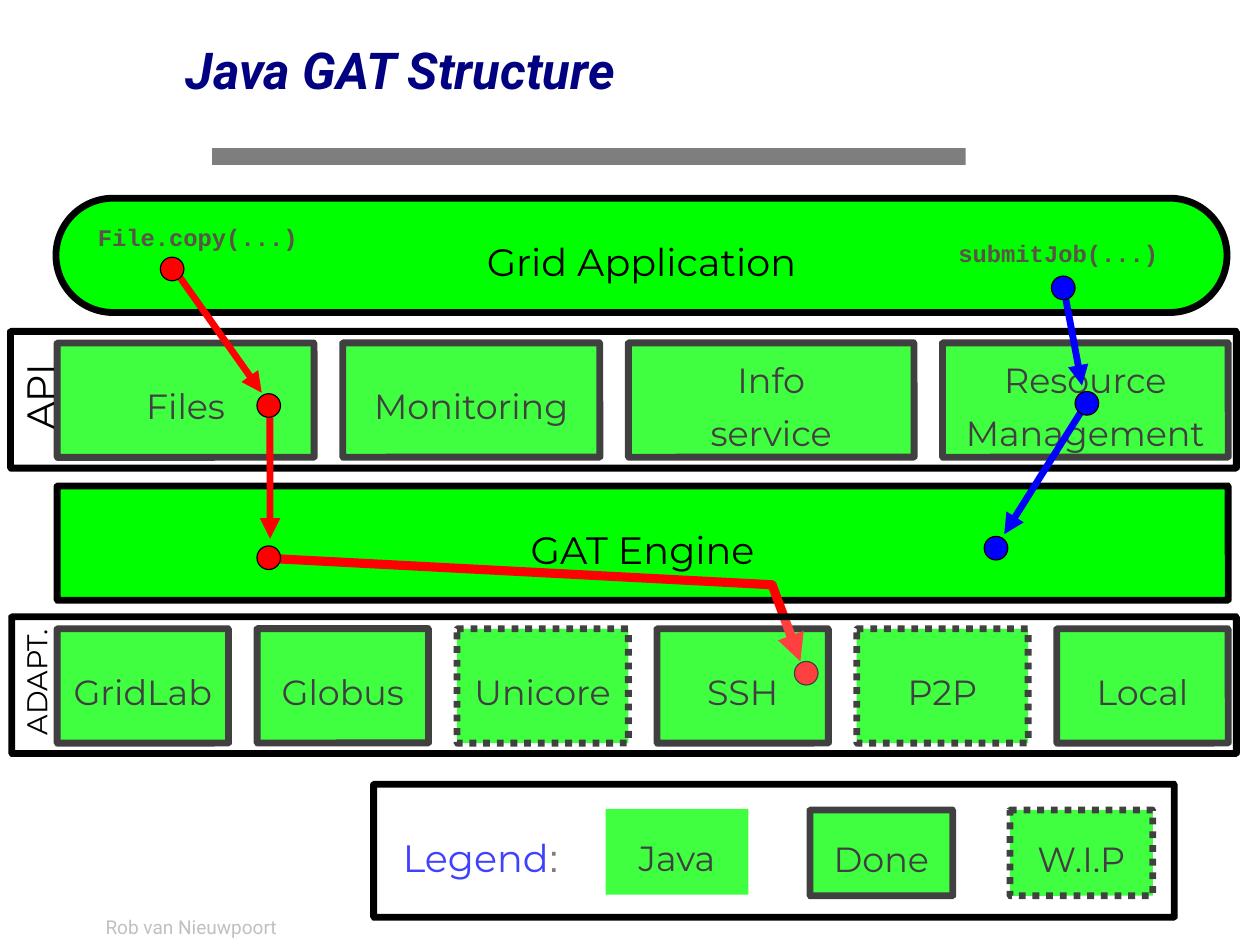
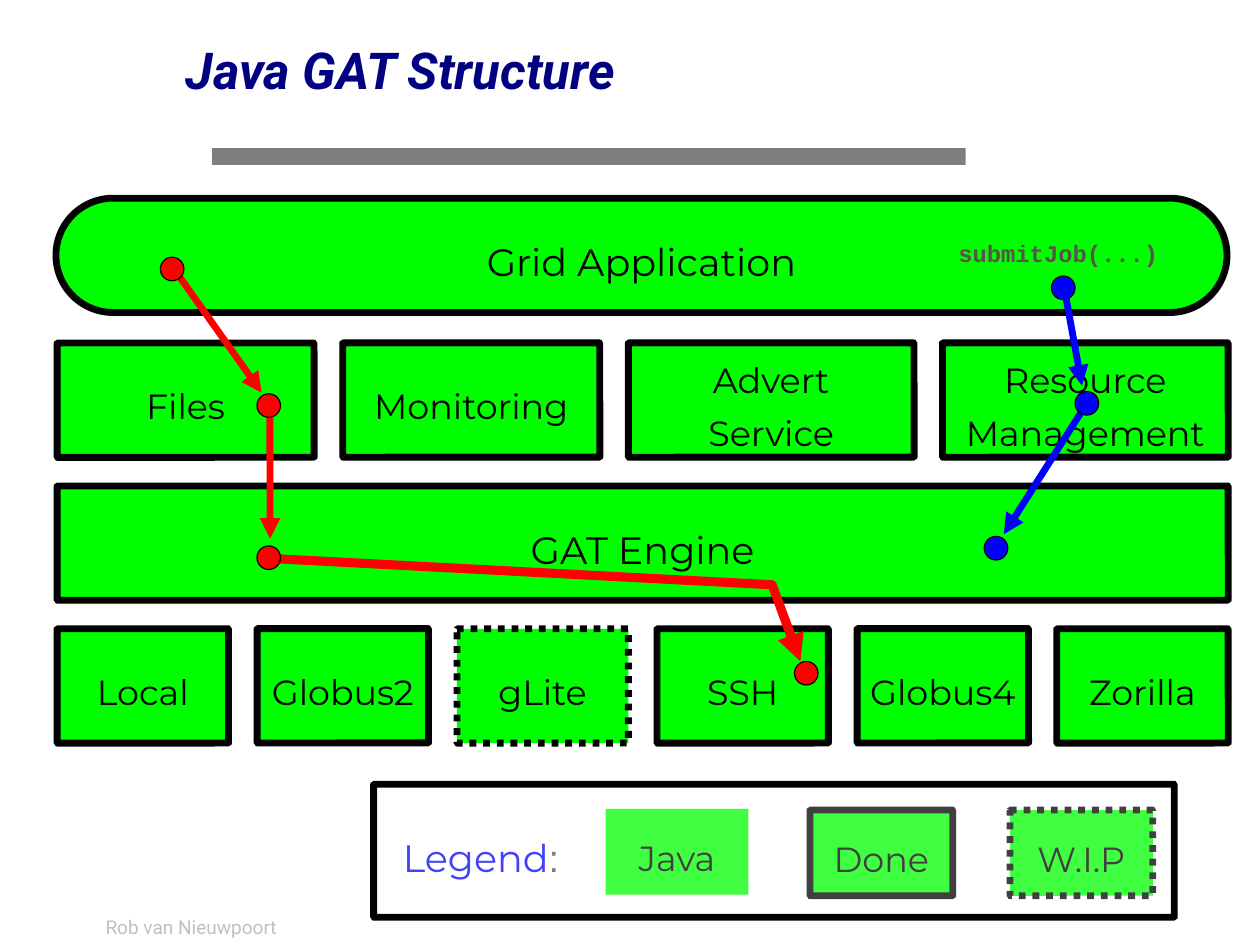
Before and after one commit to JungleComputing/javagat, a slide deck: slide 41 of doc/tutorial/tutorial.ppt. Drawn at 1260x945 pixels with LibreOffice and Linux fonts; fonts in the diff are those of the drawing; background and template pictures are left out. Boxes give left, top, right and bottom in pixels: in the first picture for what was removed or moved away, otherwise in the second. Text is boxed around its words. In the diff, an @@ line names an element or a change of style, - is before the commit and + after.

```diff
--- a/doc/tutorial/tutorial.ppt
+++ b/doc/tutorial/tutorial.ppt
@@ text removed at bbox=[98, 229, 298, 251] @@
-File.copy(...)
@@ arrow moved from (1064, 292) - (1083, 385) to (1066, 295) - (1083, 385) @@
@@ rounded rectangle removed at bbox=[10, 332, 1237, 469] @@
@@ text removed at bbox=[12, 370, 65, 428] @@
-API
@@ text in rounded rectangle at bbox=[708, 367, 834, 455]: text changed @@
-Info
-service
+Advert
+Service
@@ rounded rectangle removed at bbox=[11, 617, 1237, 755] @@
@@ rounded rectangle "Local": place and size @@
-rounded rectangle "Local" at bbox=[1058, 629, 1229, 743]
+rounded rectangle "Local" at bbox=[57, 629, 229, 743]
@@ rounded rectangle removed at bbox=[57, 629, 229, 743] @@
-GridLab
@@ rounded rectangle "Globus4" at bbox=[858, 629, 1029, 743]: outline #000000 4.31 pt dashed to #000000 4.31 pt @@
@@ rounded rectangle added at bbox=[1058, 629, 1229, 743], fill #00FF00, outline #000000 4.31 pt, 22 pt, text #000000 @@
+Zorilla
@@ text removed at bbox=[16, 640, 55, 732] @@
-ADAPT.
@@ text in rounded rectangle at bbox=[272, 679, 414, 706]: text changed @@
-Globus
+Globus2
@@ text in rounded rectangle at bbox=[498, 679, 586, 712]: text changed @@
-Unicore
+gLite
@@ text in rounded rectangle at bbox=[870, 679, 1015, 706]: text changed @@
-P2P
+Globus4
```
Also in this commit, not shown: 76 other slides changed, 1 slide removed, 14 other files.
